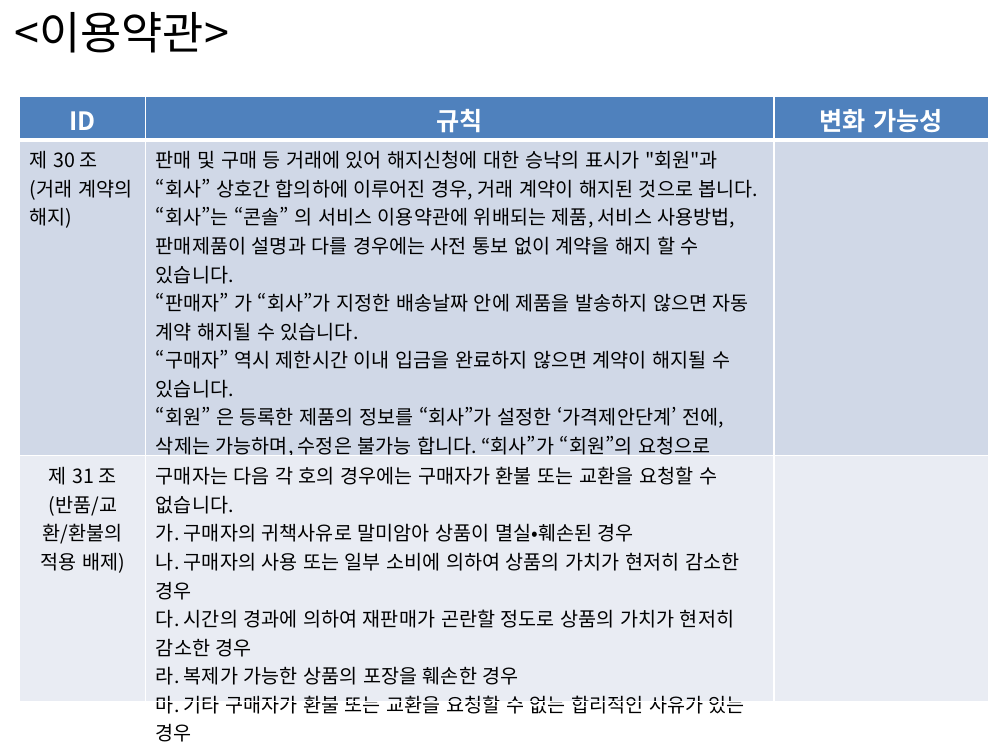
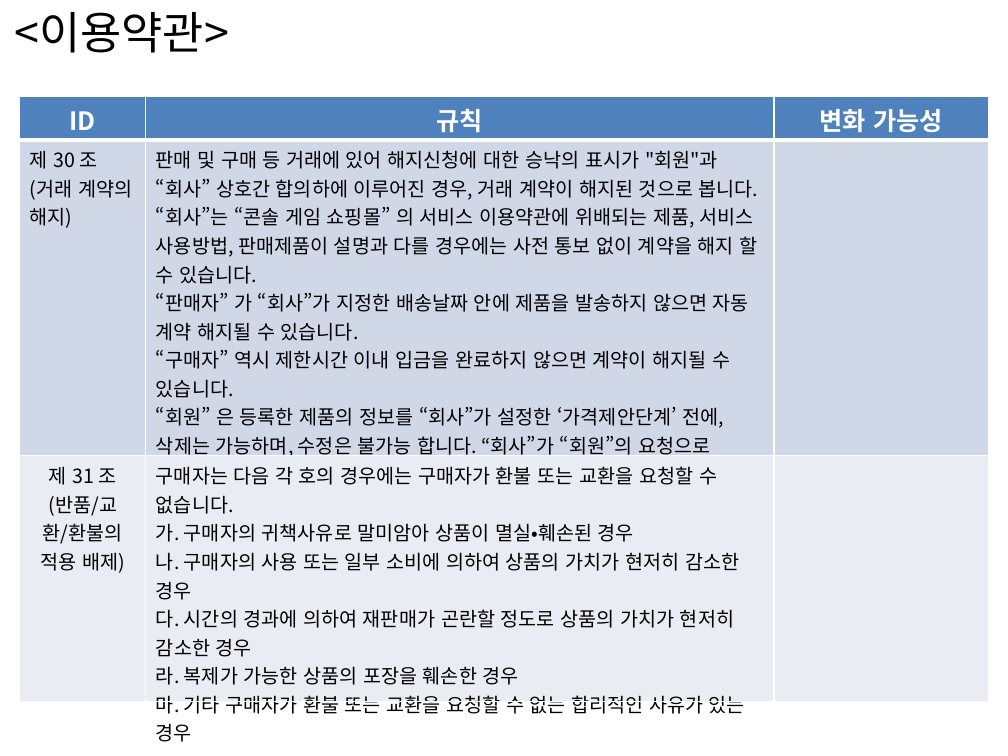
Before and after one commit to Jung-hyeon-Park/portfolio_actifact, a slide deck: slide 22 of 0. 기타/SW아키텍처+비전+수립+-+비즈니스룰+-+_박범진, 박정현.pptx. Drawn at 1008x756 pixels with LibreOffice and Linux fonts; fonts in the diff are those of the drawing. Boxes give left, top, right and bottom in pixels: in the first picture for what was removed or moved away, otherwise in the second. Text is boxed around its words. In the diff, an @@ line names an element or a change of style, - is before the commit and + after.

```diff
--- a/0. 기타/SW아키텍처+비전+수립+-+비즈니스룰+-+_박범진, 박정현.pptx
+++ b/0. 기타/SW아키텍처+비전+수립+-+비즈니스룰+-+_박범진, 박정현.pptx
@@ table at [20,97,989,746] @@
@@ row 2, column 2: "판매 및 구매 등 거래에 있어 해지신청에 대한 승낙의 표시가 "회원"과 “회사” 상호간 합의하에 이루어진 경우, 거래 계약이 해지된 것으로 봅니다. / “회사”는 “콘솔” 의 서비스 이용약관에 위배되는 제품, 서비스 사용방법, 판매제품이 설명과 다를 경우에는 사전 통보 없이 계약을 해지 할 수 있습니다. / “판매자” 가 “회사”가 지정한 배송날짜 안에 제품을 발송하지 않으면 자동 계약 해지될 수 있습니다. / “구매자” 역시 제한시간 이내 입금을 완료하지 않으면 계약이 해지될 수 있습니다. / “회원” 은 등록한 제품의 정보를 “회사”가 설정한 ‘가격제안단계’ 전에, 삭제는 가능하며, 수정은 불가능 합니다. “회사”가 “회원”의 요청으로 등록제품을 삭제함과 동시에 계약은 해지됩니다." to "판매 및 구매 등 거래에 있어 해지신청에 대한 승낙의 표시가 "회원"과 “회사” 상호간 합의하에 이루어진 경우, 거래 계약이 해지된 것으로 봅니다. / “회사”는 “콘솔 게임 쇼핑몰” 의 서비스 이용약관에 위배되는 제품, 서비스 사용방법, 판매제품이 설명과 다를 경우에는 사전 통보 없이 계약을 해지 할 수 있습니다. / “판매자” 가 “회사”가 지정한 배송날짜 안에 제품을 발송하지 않으면 자동 계약 해지될 수 있습니다. / “구매자” 역시 제한시간 이내 입금을 완료하지 않으면 계약이 해지될 수 있습니다. / “회원” 은 등록한 제품의 정보를 “회사”가 설정한 ‘가격제안단계’ 전에, 삭제는 가능하며, 수정은 불가능 합니다. “회사”가 “회원”의 요청으로 등록제품을 삭제함과 동시에 계약은 해지됩니다." @@
```
Also in this commit, not shown: 12 other slides changed, 5 other files.
